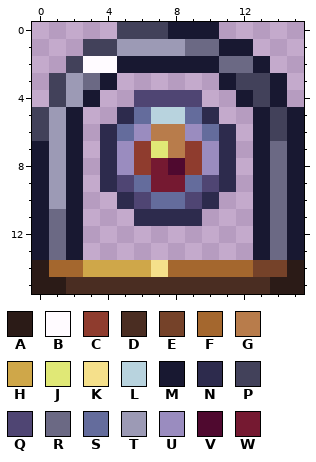
A pixel-art sprite gets an edit: Assets/Textures/MBAddons/SolarFireBomb/SolarFireBombItem.png. This is how it looked before the edit.
The file is 32x32 pixels, drawn in blocks of 2x2; one block is one cell here.
Palette (. is transparent): A #2b1b17  B #fffbff  C #8f3c2e  D #4a2d22  E #754229  F #a4672e  G #b87c4b  H #cfa749  J #e0e876  K #f5e08b  L #b8d3de  M #181831  N #2d2b4d  P #42415a  Q #4f4573  R #6b6984  S #646c9c  T #9c9ab5  U #9a8cbf  V #4f092f  W #751931
Now the later version:
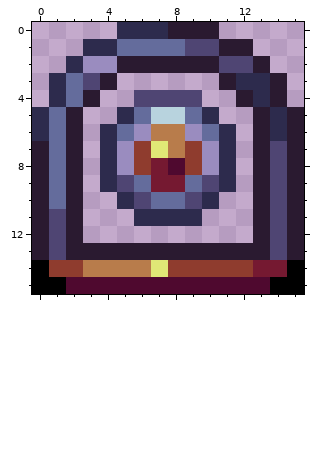
From old to new:
@@ palette @@
-A #2b1b17
+A #000000
-M #181831
+M #2a1a30
@@ x 0..15 @@
- 0 .....PPPMMM.....
- 1 ...PPTTTTRRMM...
- 2 ..PBBMMMMMMRRM..
- 3 .PTRM......MPPM.
- 4 .PTM..QQQQ..MPM.
- 5 PTM..NSLLSN..MPM
- 6 PTM.NSUGGUSN.MPM
- 7 MTM.NUCJGCUN.MRM
- 8 MTM.NUCWVCUN.MRM
- 9 MTM.NQSWWSQN.MRM
-10 MTM..NQSSQN..MRM
-11 MRM...NNNN...MRM
-12 MRM..........MRM
-13 MRM..........MRM
-14 AFFHHHHKFFFFFEEA
-15 AADDDDDDDDDDDDAA
+ 0 .....NNNMMM.....
+ 1 ...NNSSSSQQMM...
+ 2 ..NUUMMMMMMQQM..
+ 3 .NSQM......MNNM.
+ 4 .NSM..QQQQ..MNM.
+ 5 NSM..NSLLSN..MNM
+ 6 NSM.NSUGGUSN.MNM
+ 7 MSM.NUCJGCUN.MQM
+ 8 MSM.NUCWVCUN.MQM
+ 9 MSM.NQSWWSQN.MQM
+10 MSM..NQSSQN..MQM
+11 MQM...NNNN...MQM
+12 MQM..........MQM
+13 MQMMMMMMMMMMMMQM
+14 ACCGGGGJCCCCCWWA
+15 AAVVVVVVVVVVVVAA
